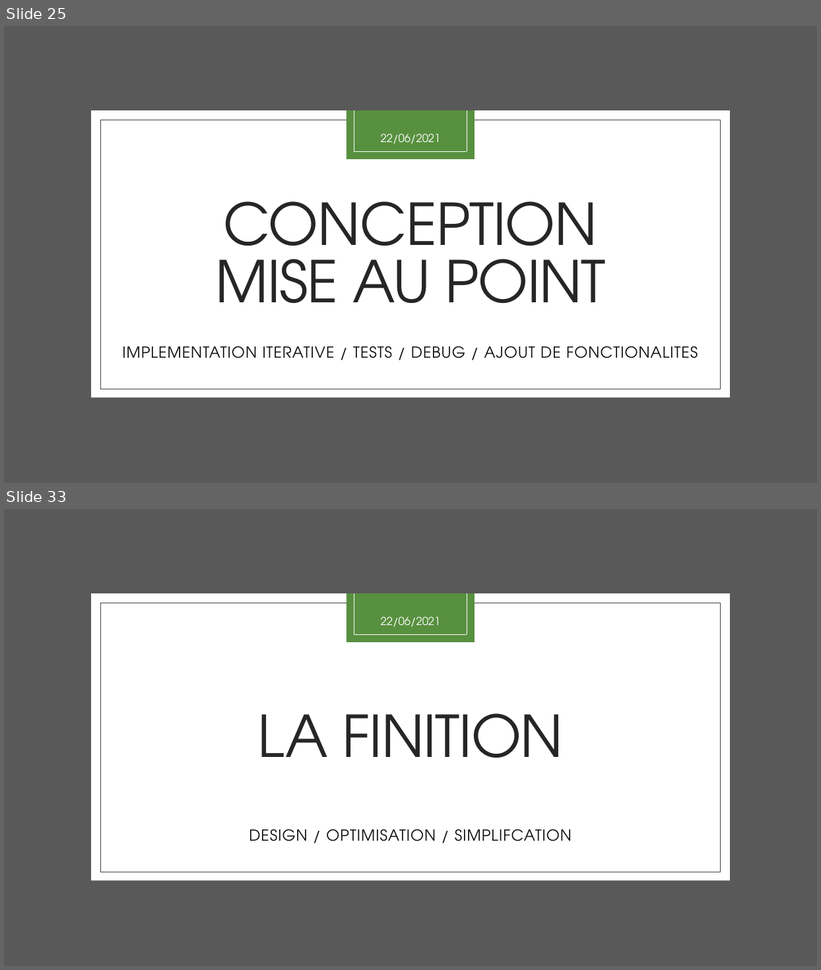
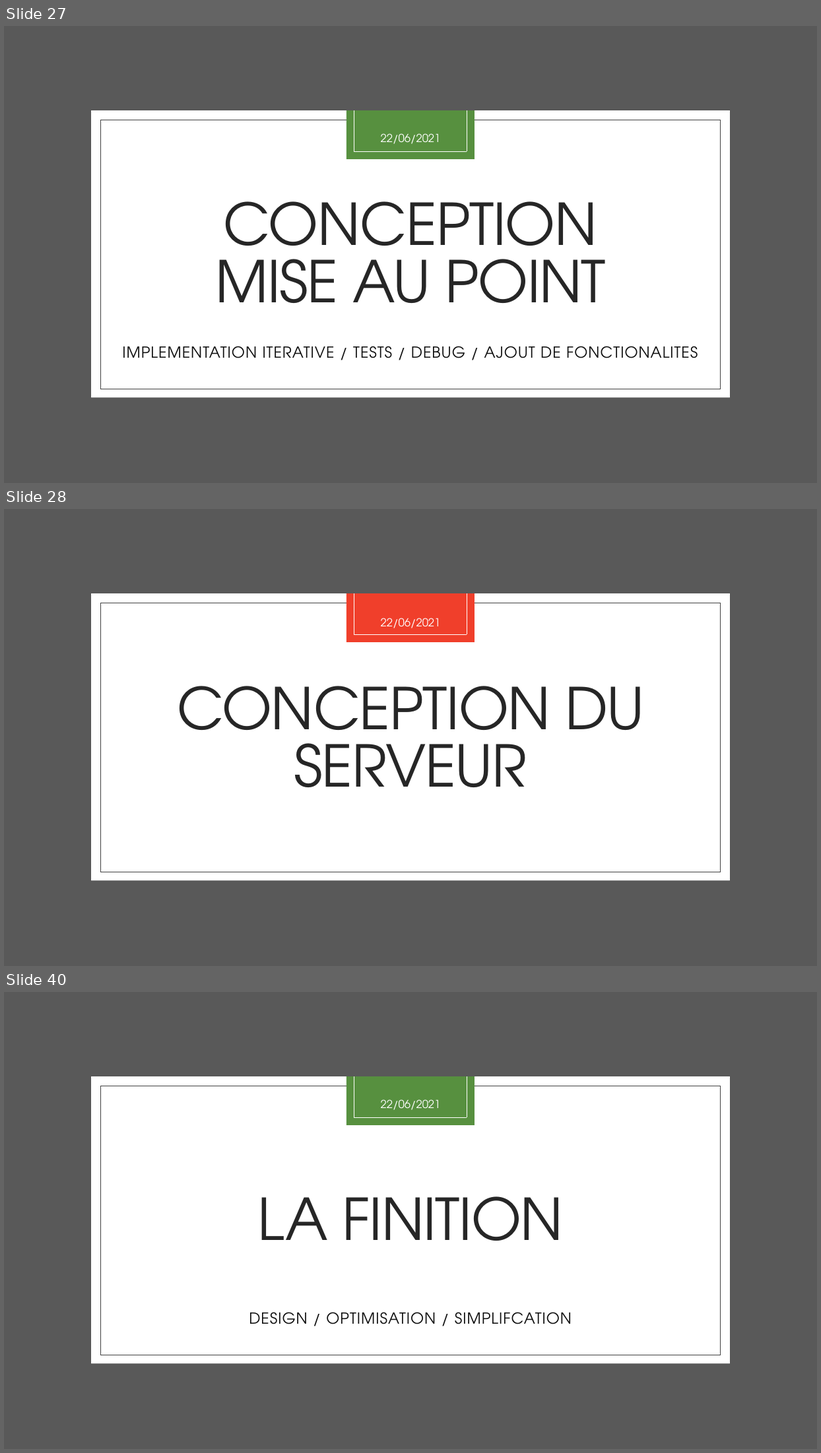
Before and after one commit to aiekick/ProjectStationMeteo, a slide deck: doc/StationMeteo_Soutenance_Stephane.pptx. Shown one above the other, each under a label of ours: slides 25 and 33 before the commit, slides 27, 28 and 40 after it; the slides between them are not shown. The pictures are 821x970 and 821x1453 pixels, drawn with LibreOffice and Linux fonts; fonts in the diff are those of the drawing. Boxes give left, top, right and bottom in pixels: in the first picture for what was removed or moved away, otherwise in the second. Text is boxed around its words. In the diff, an @@ line names an element or a change of style, - is before the commit and + after.

Commit message:
[UPD] : update du ppt presentation du projet descriptif de la partie serveur

```diff
--- a/doc/StationMeteo_Soutenance_Stephane.pptx
+++ b/doc/StationMeteo_Soutenance_Stephane.pptx
@@ slide 28 added at (4,509,817,966), background #FFFFFF; not listed: 6 template elements that a slide beside it also shows @@
@@ rectangle added at (347,593,475,642), fill #F03F2B @@
@@ text added at (381,618,441,628), 13 pt, text #FFFFFF @@
+22/06/2021
@@ title added at (177,686,645,788), 68 pt, text #262626 @@
+CONCEPTION DU SERVEUR
@@ what was slide 25 is now slide 27 @@
@@ what was slide 33 is now slide 40 @@
```
Also in this commit, not shown: 7 slides changed, 9 other slides added, 3 slides removed.
